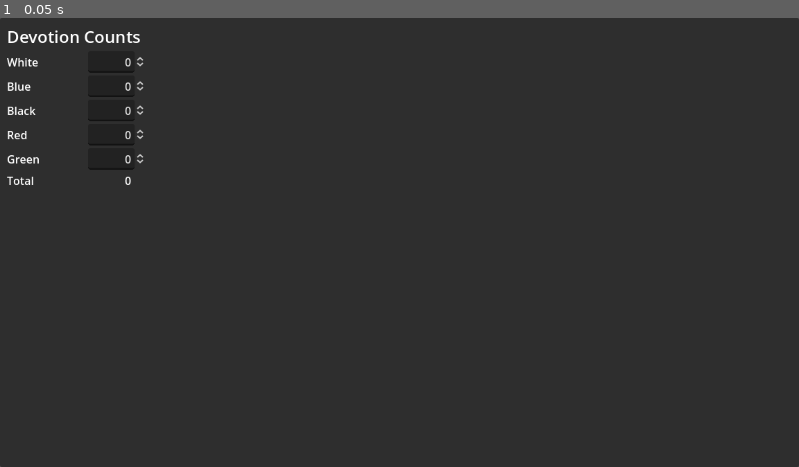
Above: before the commit, frame 1.
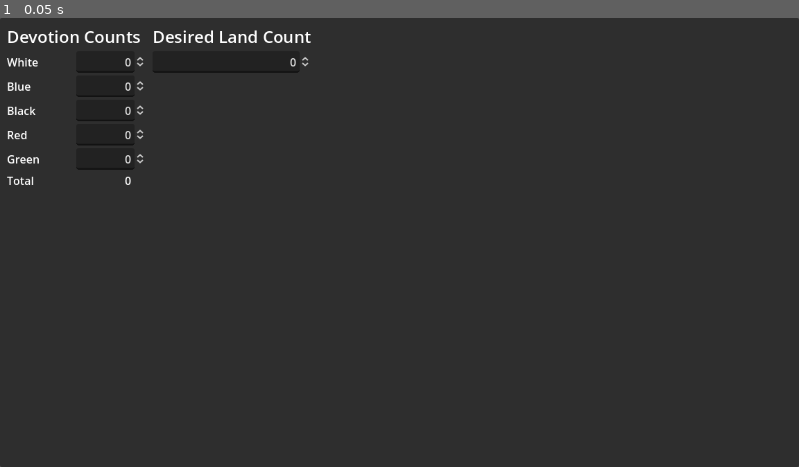
Above: after the commit, the same moment.

Repository: phrasmotica/mtg-helper
Game: Godot game, scene res://scenes/land_calculator.tscn
Same seed, same stepped clock (60 frames per second), same inputs: the game is played once before the commit and once after it.
Inputs:
- Up to frame 1 (0.05 s): no input

The runs differ from the first frame. In frame 1, 0.3% of the frame differs, in the area x 9-39%, y 2-34%.

Commit message:
Create scene for tracking the desired number of lands in the deck

Diff:
--- a/scenes/devotion_counts.tscn
+++ b/scenes/devotion_counts.tscn
@@ -47,7 +47,7 @@
 
 [node name="TotalAmountLabel" type="Label" parent="DevotionTotal"]
 unique_name_in_owner = true
-custom_minimum_size = Vector2(60, 0)
+custom_minimum_size = Vector2(80, 0)
 layout_mode = 2
 text = "0"
 horizontal_alignment = 2
--- a/scenes/devotion_spin_box.tscn
+++ b/scenes/devotion_spin_box.tscn
@@ -16,6 +16,7 @@
 
 [node name="SpinBox" type="SpinBox" parent="."]
 unique_name_in_owner = true
+custom_minimum_size = Vector2(100, 0)
 layout_mode = 2
 max_value = 50.0
 alignment = 2
--- a/scenes/land_calculator.tscn
+++ b/scenes/land_calculator.tscn
@@ -1,6 +1,7 @@
-[gd_scene load_steps=2 format=3 uid="uid://bkgebu54yaih1"]
+[gd_scene load_steps=3 format=3 uid="uid://bkgebu54yaih1"]
 
 [ext_resource type="PackedScene" uid="uid://byo17606sel5e" path="res://scenes/devotion_counts.tscn" id="1_i0408"]
+[ext_resource type="PackedScene" uid="uid://djqfxlo8q7vwc" path="res://scenes/land_count.tscn" id="2_4i25s"]
 
 [node name="LandCalculator" type="Control"]
 layout_mode = 3
@@ -27,6 +28,10 @@
 
 [node name="HBoxContainer" type="HBoxContainer" parent="PanelContainer/MarginContainer"]
 layout_mode = 2
+theme_override_constants/separation = 10
 
 [node name="DevotionCounts" parent="PanelContainer/MarginContainer/HBoxContainer" instance=ExtResource("1_i0408")]
 layout_mode = 2
+
+[node name="LandCount" parent="PanelContainer/MarginContainer/HBoxContainer" instance=ExtResource("2_4i25s")]
+layout_mode = 2
--- /dev/null
+++ b/scenes/land_count.tscn
@@ -0,0 +1,16 @@
+[gd_scene load_steps=2 format=3 uid="uid://djqfxlo8q7vwc"]
+
+[ext_resource type="Script" path="res://scripts/land_count.gd" id="1_wqeg8"]
+
+[node name="LandCount" type="VBoxContainer"]
+custom_minimum_size = Vector2(200, 0)
+script = ExtResource("1_wqeg8")
+
+[node name="LandHeader" type="Label" parent="."]
+layout_mode = 2
+theme_override_font_sizes/font_size = 24
+text = "Desired Land Count"
+
+[node name="SpinBox" type="SpinBox" parent="."]
+layout_mode = 2
+alignment = 2
--- /dev/null
+++ b/scripts/land_count.gd
@@ -0,0 +1,2 @@
+@tool
+class_name LandCount extends VBoxContainer
